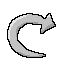
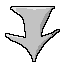
Layer changes from the first 64×64 image to the second:
renamed "6sadsad #1" to "6sadsad #2", moved it above "6sadsad", painted on it over (x1=6, y1=7, x2=59, y2=61)
painted on "6sadsad" over (x1=5, y1=6, x2=60, y2=62)
